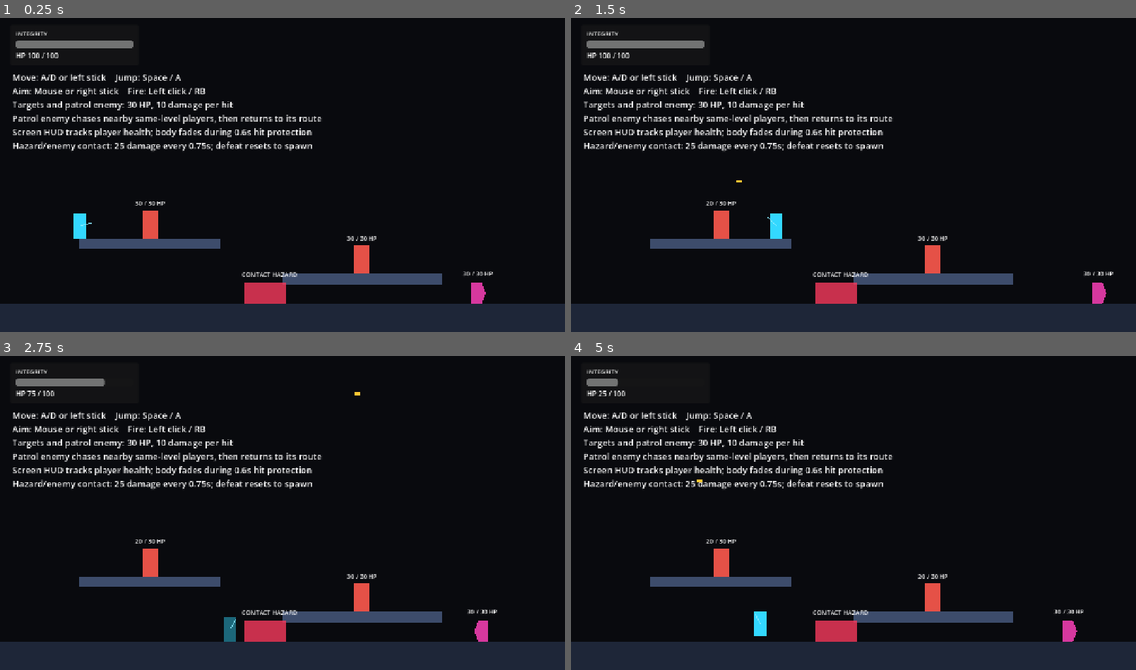
Above: before the commit, frames 1-4 (two rows, left to right).
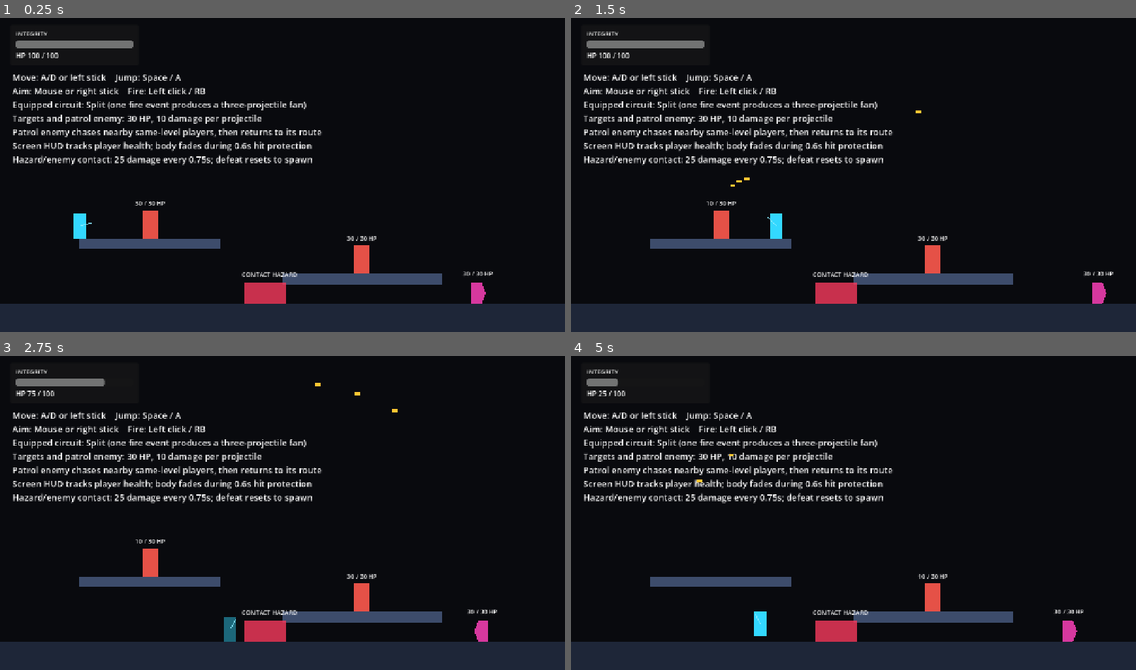
Above: after the commit, the same moments.

Repository: YangYuS8/riftwire
Game: Godot game, scene res://game/actors/player/movement_lab.tscn
The game is run twice, just before and just after one commit, with the same random seed, the same clock (stepped at 60 frames per second) and the same inputs.
Inputs (mouse positions are in pixels of both pictures, inside the frame that each line leads up to):
- Up to frame 1 (0.25 s): no input
- Up to frame 2 (1.5 s): tap Enter at 0.5 s; move the mouse to (977, 156) at 0.52 s; hold D (move_right) from 0.53 s (still down); click (977, 156) at 0.6 s; tap Space (jump) at 0.77 s; move the mouse to (740, 187) at 1.27 s; click (740, 187) at 1.35 s
- Up to frame 3 (2.75 s): tap Space (jump) at 1.52 s; move the mouse to (339, 440) at 2.02 s; release D (move_right) at 2.03 s; hold A (move_left) from 2.03 s (still down); click (339, 440) at 2.1 s
- Up to frame 4 (5 s): move the mouse to (825, 575) at 2.77 s; release A (move_left) at 2.78 s; hold D (move_right) 2.78-4.28 s; click (825, 575) at 2.85 s; tap Space (jump) at 3.02, 3.77, 4.52 s; move the mouse to (1023, 560) at 3.52 s; click (1023, 560) at 3.6 s; move the mouse to (684, 462) at 4.27 s; hold A (move_left) from 4.28 s (still down); click (684, 462) at 4.35 s

The runs differ from the first frame. In frame 1, 3.7% of the frame differs, in the area x 2-57%, y 26-47%; in frame 2, 3.7%; in frame 3, 3.7%; in frame 4, 4.0%, in the area x 2-62%, y 26-72%.

Commit message:
feat: establish ordered weapon pipeline with Split module (#26)
Closes #25.

Adds ADR-0003, a bounded ordered ShotSpec transformation pipeline, and the first visible Split module for the playtest weapon.

Diff:
--- a/game/actors/player/movement_lab.tscn
+++ b/game/actors/player/movement_lab.tscn
@@ -74,6 +74,6 @@
 offset_left = 28.0
 offset_top = 128.0
 offset_right = 1240.0
-offset_bottom = 292.0
+offset_bottom = 316.0
 theme_override_font_sizes/font_size = 20
-text = "Move: A/D or left stick    Jump: Space / A\nAim: Mouse or right stick    Fire: Left click / RB\nTargets and patrol enemy: 30 HP, 10 damage per hit\nPatrol enemy chases nearby same-level  …(176 unchanged characters)…
+text = "Move: A/D or left stick    Jump: Space / A\nAim: Mouse or right stick    Fire: Left click / RB\nEquipped circuit: Split (one fire event produces a three-projectile fan)\nTargets and patrol enemy: 30 HP, 10 damage per projectile\nPatrol enemy chases nearby same-level  …(176 unchanged characters)…
--- /dev/null
+++ b/game/combat/modifiers/weapon_module.gd
@@ -0,0 +1,23 @@
+extends Resource
+class_name WeaponModule
+
+@export var module_id: StringName = &""
+
+
+func transform(shots: Array[ShotSpec]) -> Array[ShotSpec]:
+	var output: Array[ShotSpec] = []
+	for shot in shots:
+		if shot != null:
+			output.append(shot.duplicate_spec())
+	return output
+
+
+func validation_errors() -> PackedStringArray:
+	var errors := PackedStringArray()
+	if String(module_id).is_empty():
+		errors.append("module_id cannot be empty")
+	return errors
+
+
+func is_configuration_valid() -> bool:
+	return validation_errors().is_empty()
--- /dev/null
+++ b/game/combat/modifiers/weapon_shot_pipeline.gd
@@ -0,0 +1,41 @@
+extends RefCounted
+class_name WeaponShotPipeline
+
+const MAX_MODULES: int = 16
+const MAX_OUTPUT_SHOTS: int = 32
+
+var _modules: Array[WeaponModule] = []
+
+
+func _init(modules: Array[WeaponModule] = []) -> void:
+	for module in modules:
+		if module != null:
+			_modules.append(module)
+
+
+func build(base_spec: ShotSpec) -> Array[ShotSpec]:
+	assert(base_spec != null, "WeaponShotPipeline requires a base ShotSpec.")
+	var shots: Array[ShotSpec] = []
+	shots.append(base_spec.duplicate_spec())
+
+	var module_count := mini(_modules.size(), MAX_MODULES)
+	for module_index in range(module_count):
+		shots = _sanitize_and_bound(_modules[module_index].transform(shots))
+		if shots.is_empty():
+			break
+	return shots
+
+
+func get_effective_module_count() -> int:
+	return mini(_modules.size(), MAX_MODULES)
+
+
+func _sanitize_and_bound(candidates: Array[ShotSpec]) -> Array[ShotSpec]:
+	var output: Array[ShotSpec] = []
+	for candidate in candidates:
+		if candidate == null:
+			continue
+		output.append(candidate)
+		if output.size() >= MAX_OUTPUT_SHOTS:
+			break
+	return output
--- a/game/combat/weapons/player_weapon.gd
+++ b/game/combat/weapons/player_weapon.gd
@@ -12,6 +12,7 @@
 
 @export var config: BaseWeaponConfig
 @export var projectile_scene: PackedScene
+@export var modules: Array[Resource] = []
 
 var _fire_model: WeaponFireModel
 var _aim_direction: Vector2 = Vector2.RIGHT
@@ -39,14 +40,30 @@
 	return _fire_model
 
 
-func _spawn_projectile() -> void:
-	var projectile := projectile_scene.instantiate() as BaseProjectile
-	assert(projectile != null, "Configured projectile scene must instantiate BaseProjectile.")
-	projectile.configure(
+func build_shot_specs() -> Array[ShotSpec]:
+	_ensure_dependencies()
+	var base_spec := ShotSpec.new(
 		_aim_direction,
 		config.projectile_speed,
 		config.projectile_lifetime_seconds,
 		config.projectile_damage
+	)
+	return WeaponShotPipeline.new(_validated_modules()).build(base_spec)
+
+
+func _spawn_projectile() -> void:
+	for shot_spec in build_shot_specs():
+		_spawn_projectile_from_spec(shot_spec)
+
+
+func _spawn_projectile_from_spec(shot_spec: ShotSpec) -> void:
+	var projectile := projectile_scene.instantiate() as BaseProjectile
+	assert(projectile != null, "Configured projectile scene must instantiate BaseProjectile.")
+	projectile.configure(
+		shot_spec.direction,
+		shot_spec.speed,
+		shot_spec.lifetime_seconds,
+		shot_spec.damage
 	)
 
 	var player := get_parent()
@@ -55,6 +72,19 @@
 	spawn_parent.add_child(projectile)
 	projectile.global_position = _muzzle.global_position if _muzzle != null else global_position
 	projectile_fired.emit(projectile)
+
+
+func _validated_modules() -> Array[WeaponModule]:
+	var validated: Array[WeaponModule] = []
+	for resource in modules:
+		assert(resource is WeaponModule, "PlayerWeapon modules must inherit WeaponModule.")
+		var module := resource as WeaponModule
+		assert(
+			module.is_configuration_valid(),
+			"Invalid weapon module configuration: %s" % ", ".join(module.validation_errors())
+		)
+		validated.append(module)
+	return validated
 
 
 func _ensure_dependencies() -> void:
--- a/game/combat/weapons/player_weapon.tscn
+++ b/game/combat/weapons/player_weapon.tscn
@@ -1,11 +1,13 @@
-[gd_scene load_steps=3 format=3]
+[gd_scene load_steps=4 format=3]
 
 [ext_resource type="Script" path="res://game/combat/weapons/player_weapon.gd" id="1_weapon"]
 [ext_resource type="Resource" path="res://game/combat/weapons/default_base_weapon_config.tres" id="2_config"]
+[ext_resource type="Resource" path="res://game/content/modules/default_split_module.tres" id="3_split"]
 
 [node name="Weapon" type="Node2D"]
 script = ExtResource("1_weapon")
 config = ExtResource("2_config")
+modules = Array[Resource]([ExtResource("3_split")])
 
 [node name="AimLine" type="Line2D" parent="."]
 points = PackedVector2Array(0, 0, 28, 0)
--- /dev/null
+++ b/game/combat/weapons/shot_spec.gd
@@ -0,0 +1,94 @@
+extends RefCounted
+class_name ShotSpec
+
+var direction: Vector2:
+	get:
+		return _direction
+
+var speed: float:
+	get:
+		return _speed
+
+var lifetime_seconds: float:
+	get:
+		return _lifetime_seconds
+
+var damage: float:
+	get:
+		return _damage
+
+var generation_depth: int:
+	get:
+		return _generation_depth
+
+var provenance: PackedStringArray:
+	get:
+		return _provenance.duplicate()
+
+var _direction: Vector2
+var _speed: float
+var _lifetime_seconds: float
+var _damage: float
+var _generation_depth: int
+var _provenance: PackedStringArray
+
+
+func _init(
+	p_direction: Vector2 = Vector2.RIGHT,
+	p_speed: float = 0.0,
+	p_lifetime_seconds: float = 0.0,
+	p_damage: float = 0.0,
+	p_generation_depth: int = 0,
+	p_provenance: PackedStringArray = PackedStringArray()
+) -> void:
+	_direction = (
+		p_direction.normalized()
+		if p_direction.length_squared() > 0.000001
+		else Vector2.RIGHT
+	)
+	_speed = maxf(0.0, p_speed)
+	_lifetime_seconds = maxf(0.0, p_lifetime_seconds)
+	_damage = maxf(0.0, p_damage)
+	_generation_depth = maxi(0, p_generation_depth)
+	_provenance = p_provenance.duplicate()
+
+
+func duplicate_spec() -> ShotSpec:
+	return ShotSpec.new(
+		_direction,
+		_speed,
+		_lifetime_seconds,
+		_damage,
+		_generation_depth,
+		_provenance
+	)
+
+
+func with_damage(p_damage: float, module_id: StringName = &"") -> ShotSpec:
+	return ShotSpec.new(
+		_direction,
+		_speed,
+		_lifetime_seconds,
+		p_damage,
+		_generation_depth,
+		_provenance_with(module_id)
+	)
+
+
+func descended(p_direction: Vector2, module_id: StringName) -> ShotSpec:
+	return ShotSpec.new(
+		p_direction,
+		_speed,
+		_lifetime_seconds,
+		_damage,
+		_generation_depth + 1,
+		_provenance_with(module_id)
+	)
+
+
+func _provenance_with(module_id: StringName) -> PackedStringArray:
+	var next_provenance := _provenance.duplicate()
+	var module_name := String(module_id)
+	if not module_name.is_empty():
+		next_provenance.append(module_name)
+	return next_provenance
--- /dev/null
+++ b/game/content/modules/default_split_module.tres
@@ -0,0 +1,8 @@
+[gd_resource type="Resource" script_class="SplitShotModule" load_steps=2 format=3]
+
+[ext_resource type="Script" path="res://game/content/modules/split_shot_module.gd" id="1_split"]
+
+[resource]
+script = ExtResource("1_split")
+projectile_count = 3
+spread_degrees = 24.0
--- /dev/null
+++ b/game/content/modules/split_shot_module.gd
@@ -0,0 +1,39 @@
+extends WeaponModule
+class_name SplitShotModule
+
+@export_range(2, 8, 1) var projectile_count: int = 3
+@export_range(0.0, 180.0, 0.1) var spread_degrees: float = 24.0
+
+
+func _init() -> void:
+	module_id = &"split"
+
+
+func transform(shots: Array[ShotSpec]) -> Array[ShotSpec]:
+	var output: Array[ShotSpec] = []
+	var count := maxi(2, projectile_count)
+	var spread := maxf(0.0, spread_degrees)
+	var step_degrees := spread / float(count - 1)
+	var start_degrees := -spread * 0.5
+
+	for shot in shots:
+		if shot == null:
+			continue
+		for projectile_index in range(count):
+			var angle_degrees := start_degrees + step_degrees * float(projectile_index)
+			output.append(
+				shot.descended(
+					shot.direction.rotated(deg_to_rad(angle_degrees)),
+					module_id
+				)
+			)
+	return output
+
+
+func validation_errors() -> PackedStringArray:
+	var errors := super.validation_errors()
+	if projectile_count < 2:
+		errors.append("projectile_count must be at least two")
+	if spread_degrees < 0.0:
+		errors.append("spread_degrees cannot be negative")
+	return errors
--- a/tests/integration/combat/test_player_weapon_scene.gd
+++ b/tests/integration/combat/test_player_weapon_scene.gd
@@ -3,7 +3,7 @@
 const PLAYER_SCENE: PackedScene = preload("res://game/actors/player/player.tscn")
 
 
-func test_scripted_held_fire_spawns_repeatable_projectile_count() -> void:
+func test_scripted_held_fire_spawns_repeatable_split_projectile_count() -> void:
 	var fixture := Node2D.new()
 	add_child_autofree(fixture)
 	var player := PLAYER_SCENE.instantiate() as RiftwirePlayer
@@ -26,10 +26,21 @@
 	await _wait_physics_frames(30)
 
 	var projectiles := _projectiles_in(fixture)
-	assert_eq(projectiles.size(), 4)
+	assert_eq(projectiles.size(), 12)
+	var upward_count := 0
+	var straight_count := 0
+	var downward_count := 0
 	for projectile in projectiles:
-		assert_eq(projectile.travel_direction, Vector2.RIGHT)
 		assert_true(projectile.global_position.x > player.global_position.x)
+		if projectile.travel_direction.y < -0.001:
+			upward_count += 1
+		elif projectile.travel_direction.y > 0.001:
+			downward_count += 1
+		else:
+			straight_count += 1
+	assert_eq(upward_count, 4)
+	assert_eq(straight_count, 4)
+	assert_eq(downward_count, 4)
 
 
 func test_scripted_aim_rotates_weapon_without_physical_input() -> void:
@@ -49,6 +60,26 @@
 	assert_almost_eq(player.get_weapon().rotation, -PI / 2.0, 0.001)
 
 
+func test_weapon_scene_exposes_split_specs_before_spawning() -> void:
+	var player := PLAYER_SCENE.instantiate() as RiftwirePlayer
+	add_child_autofree(player)
+	await get_tree().process_frame
+	player.get_weapon().simulate_input(
+		PlayerInputFrame.new(0.0, false, false, Vector2.RIGHT),
+		0.0
+	)
+
+	var specs := player.get_weapon().build_shot_specs()
+
+	assert_eq(specs.size(), 3)
+	assert_true(specs[0].direction.y < 0.0)
+	assert_almost_eq(specs[1].direction.angle(), 0.0, 0.0001)
+	assert_true(specs[2].direction.y > 0.0)
+	for spec in specs:
+		assert_eq(spec.generation_depth, 1)
+		assert_eq(spec.provenance, PackedStringArray(["split"]))
+
+
 func _projectiles_in(parent: Node) -> Array[BaseProjectile]:
 	var projectiles: Array[BaseProjectile] = []
 	for child in parent.get_children():
--- /dev/null
+++ b/tests/unit/combat/test_weapon_shot_pipeline.gd
@@ -0,0 +1,123 @@
+extends GutTest
+
+
+class AddDamageModule:
+	extends WeaponModule
+
+	var amount: float
+
+	func _init(p_amount: float = 0.0) -> void:
+		module_id = &"add"
+		amount = p_amount
+
+	func transform(shots: Array[ShotSpec]) -> Array[ShotSpec]:
+		var output: Array[ShotSpec] = []
+		for shot in shots:
+			if shot != null:
+				output.append(shot.with_damage(shot.damage + amount, module_id))
+		return output
+
+
+class MultiplyDamageModule:
+	extends WeaponModule
+
+	var multiplier: float
+
+	func _init(p_multiplier: float = 1.0) -> void:
+		module_id = &"multiply"
+		multiplier = p_multiplier
+
+	func transform(shots: Array[ShotSpec]) -> Array[ShotSpec]:
+		var output: Array[ShotSpec] = []
+		for shot in shots:
+			if shot != null:
+				output.append(shot.with_damage(shot.damage * multiplier, module_id))
+		return output
+
+
+func test_modules_execute_in_declared_order() -> void:
+	var base_spec := ShotSpec.new(Vector2.RIGHT, 720.0, 1.5, 10.0)
+	var add_then_multiply: Array[WeaponModule] = []
+	add_then_multiply.append(AddDamageModule.new(5.0))
+	add_then_multiply.append(MultiplyDamageModule.new(2.0))
+	var multiply_then_add: Array[WeaponModule] = []
+	multiply_then_add.append(MultiplyDamageModule.new(2.0))
+	multiply_then_add.append(AddDamageModule.new(5.0))
+
+	var first_result := WeaponShotPipeline.new(add_then_multiply).build(base_spec)
+	var second_result := WeaponShotPipeline.new(multiply_then_add).build(base_spec)
+
+	assert_eq(first_result.size(), 1)
+	assert_eq(second_result.size(), 1)
+	assert_almost_eq(first_result[0].damage, 30.0, 0.001)
+	assert_almost_eq(second_result[0].damage, 25.0, 0.001)
+	assert_eq(first_result[0].provenance, PackedStringArray(["add", "multiply"]))
+	assert_eq(second_result[0].provenance, PackedStringArray(["multiply", "add"]))
+	assert_almost_eq(base_spec.damage, 10.0, 0.001)
+	assert_true(base_spec.provenance.is_empty())
+
+
+func test_split_module_creates_even_fan_with_provenance() -> void:
+	var split := SplitShotModule.new()
+	split.projectile_count = 3
+	split.spread_degrees = 30.0
+	var modules: Array[WeaponModule] = []
+	modules.append(split)
+
+	var result := WeaponShotPipeline.new(modules).build(
+		ShotSpec.new(Vector2.RIGHT, 720.0, 1.5, 10.0)
+	)
+
+	assert_eq(result.size(), 3)
+	assert_almost_eq(result[0].direction.angle(), deg_to_rad(-15.0), 0.0001)
+	assert_almost_eq(result[1].direction.angle(), 0.0, 0.0001)
+	assert_almost_eq(result[2].direction.angle(), deg_to_rad(15.0), 0.0001)
+	for shot in result:
+		assert_eq(shot.generation_depth, 1)
+		assert_eq(shot.provenance, PackedStringArray(["split"]))
+		assert_almost_eq(shot.damage, 10.0, 0.001)
+
+
+func test_pipeline_caps_output_at_thirty_two_specs() -> void:
+	var modules: Array[WeaponModule] = []
+	for _module_index in range(4):
+		var split := SplitShotModule.new()
+		split.projectile_count = 3
+		split.spread_degrees = 12.0
+		modules.append(split)
+
+	var result := WeaponShotPipeline.new(modules).build(
+		ShotSpec.new(Vector2.RIGHT, 720.0, 1.5, 10.0)
+	)
+
+	assert_eq(result.size(), WeaponShotPipeline.MAX_OUTPUT_SHOTS)
+	for shot in result:
+		assert_eq(shot.generation_depth, 4)
+		assert_eq(shot.provenance.size(), 4)
+
+
+func test_pipeline_processes_at_most_sixteen_modules() -> void:
+	var modules: Array[WeaponModule] = []
+	for _module_index in range(20):
+		modules.append(AddDamageModule.new(1.0))
+	var pipeline := WeaponShotPipeline.new(modules)
+
+	var result := pipeline.build(ShotSpec.new(Vector2.RIGHT, 720.0, 1.5, 10.0))
+
+	assert_eq(pipeline.get_effective_module_count(), WeaponShotPipeline.MAX_MODULES)
+	assert_eq(result.size(), 1)
+	assert_almost_eq(result[0].damage, 26.0, 0.001)
+	assert_eq(result[0].provenance.size(), WeaponShotPipeline.MAX_MODULES)
+
+
+func test_empty_module_chain_preserves_base_shot() -> void:
+	var base_spec := ShotSpec.new(Vector2.UP, 500.0, 2.0, 7.5)
+	var result := WeaponShotPipeline.new().build(base_spec)
+
+	assert_eq(result.size(), 1)
+	assert_eq(result[0].direction, Vector2.UP)
+	assert_almost_eq(result[0].speed, 500.0, 0.001)
+	assert_almost_eq(result[0].lifetime_seconds, 2.0, 0.001)
+	assert_almost_eq(result[0].damage, 7.5, 0.001)
+	assert_eq(result[0].generation_depth, 0)
+	assert_true(result[0].provenance.is_empty())
Not shown, added: docs/adr/0003-ordered-weapon-module-contract.md
